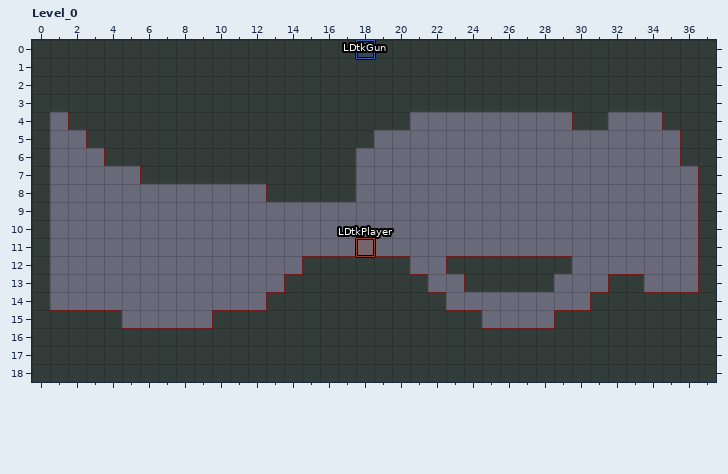
An edit to a level. LDtk project, Content/World.ldtk. The picture above is the old version.
Cells are 32x32 px. Shown: Level_0 x 0..37, y 0..18. The commit also changed other parts of the map, which this record leaves out.
New version:
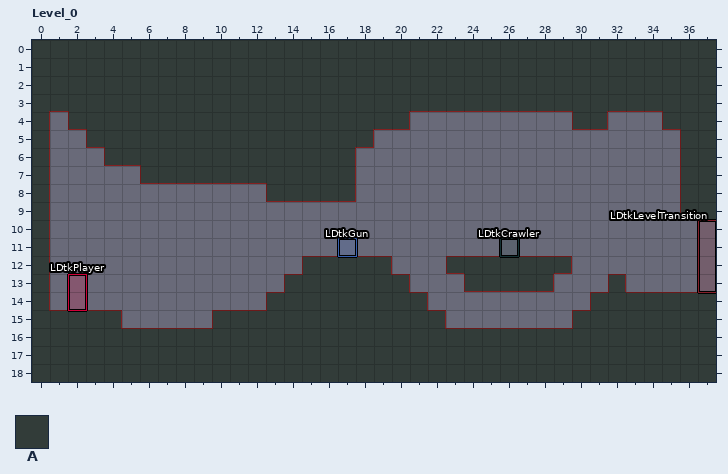
Key: from "Collisions": A 1.
_ is an empty cell, . an unchanged one.
Objects are placed by their top-left corner, in cells (3,4 is the top-left corner of cell 3,4); size is 1x1 cell unless given.
Edits made:
--- layer "Collisions"
@@ x 20..37 @@
- 7 ................_.
- 8 ................_.
- 9 ................_.
-10 .................A
-11 .................A
-12 A................A
-13 .A...........A...A
-14 ..A...............
-15 ...AA....A........
+ 7 ................A.
+ 8 ................A.
+ 9 ................A.
+10 ................._
+11 ................._
+12 _................_
+13 ._..........._..._
+14 .._...............
+15 ...__...._........
--- layer "Entities"
+"LDtkPlayer" rectangle at 2,13 size 1x2
+"LDtkGun" rectangle at 17,11
+"LDtkCrawler" rectangle at 26,11
+"LDtkLevelTransition" rectangle at 37,10 size 1x4
-"LDtkPlayer" rectangle at 18,11
-"LDtkGun" rectangle at 18,0
